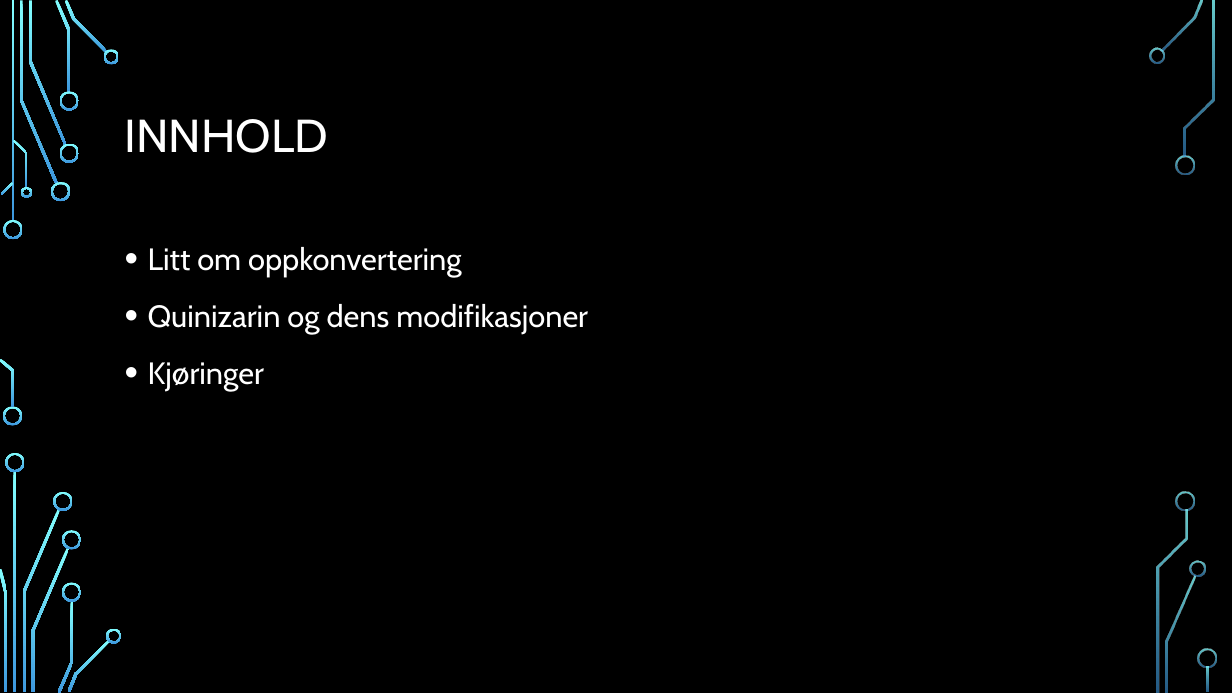
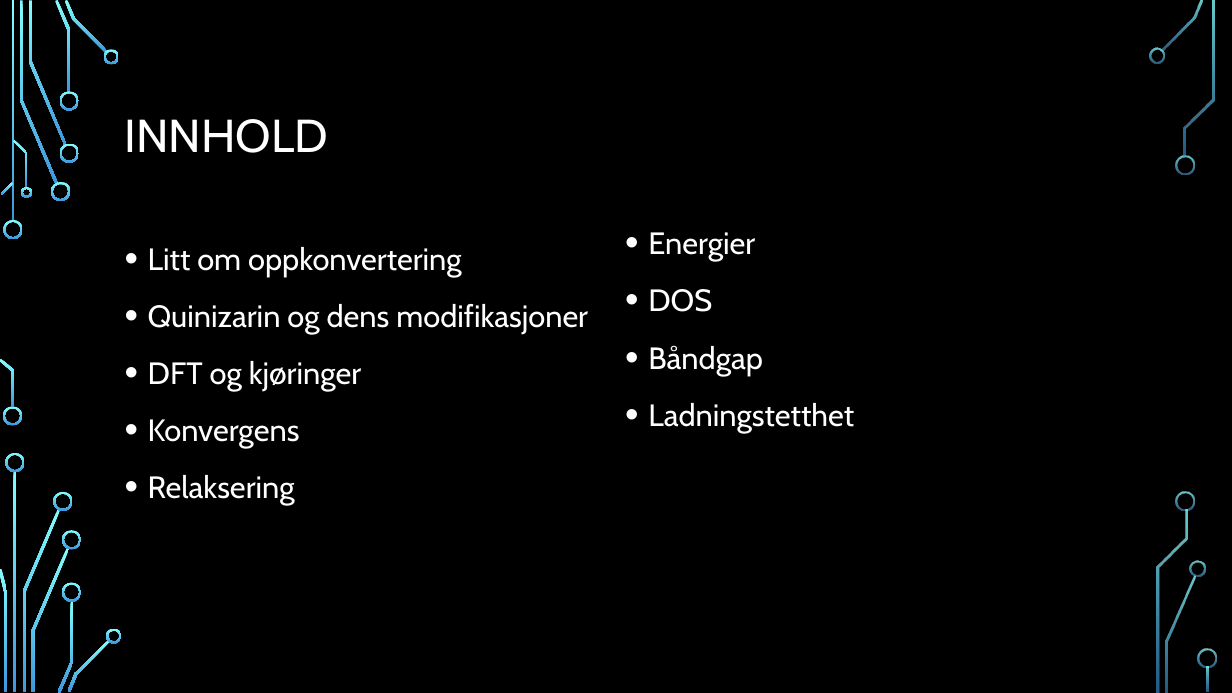
Before and after one commit to alexanjk/FYS-MENA4111-projectH20, a slide deck: slide 2 of Quinizarin som en organisk sensitizer I et tynnfilm.pptx. Drawn at 1232x693 pixels with LibreOffice and Linux fonts; fonts in the diff are those of the drawing; background and template pictures are left out. Boxes give left, top, right and bottom in pixels: in the first picture for what was removed or moved away, otherwise in the second. Text is boxed around its words. In the diff, an @@ line names an element or a change of style, - is before the commit and + after.

Commit message:
mer i innholdsfortegnelse og flyttet på feilplassert slide

```diff
--- a/Quinizarin som en organisk sensitizer I et tynnfilm.pptx
+++ b/Quinizarin som en organisk sensitizer I et tynnfilm.pptx
@@ text added at (648,232,854,433), 24 pt, text #FFFFFF @@
+• Energier
+• DOS
+• Båndgap
+• Ladningstetthet
@@ text at (148,361,361,505): text changed @@
-• Kjøringer
+• DFT og kjøringer
+• Konvergens
+• Relaksering
```
Also in this commit, not shown: 3 other slides changed.
